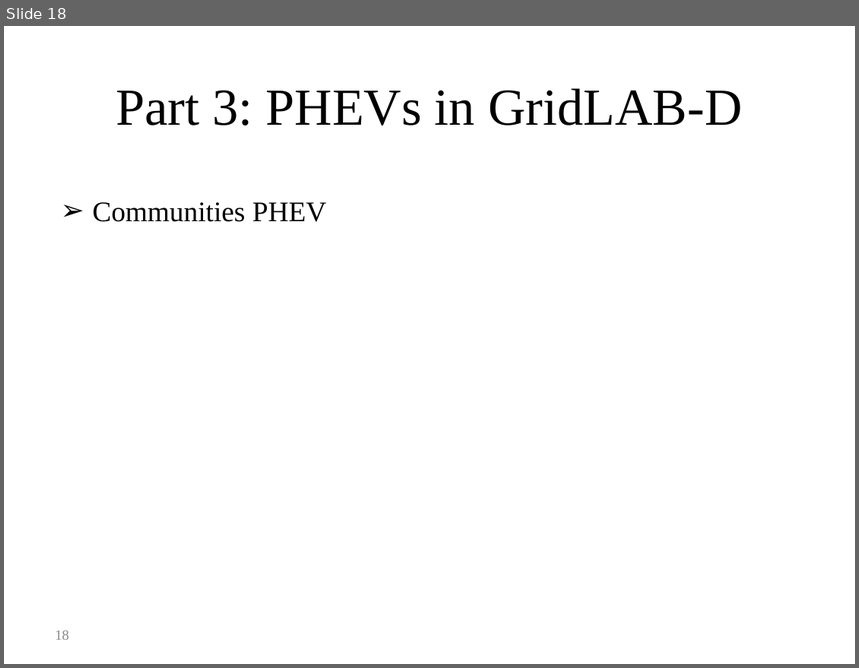
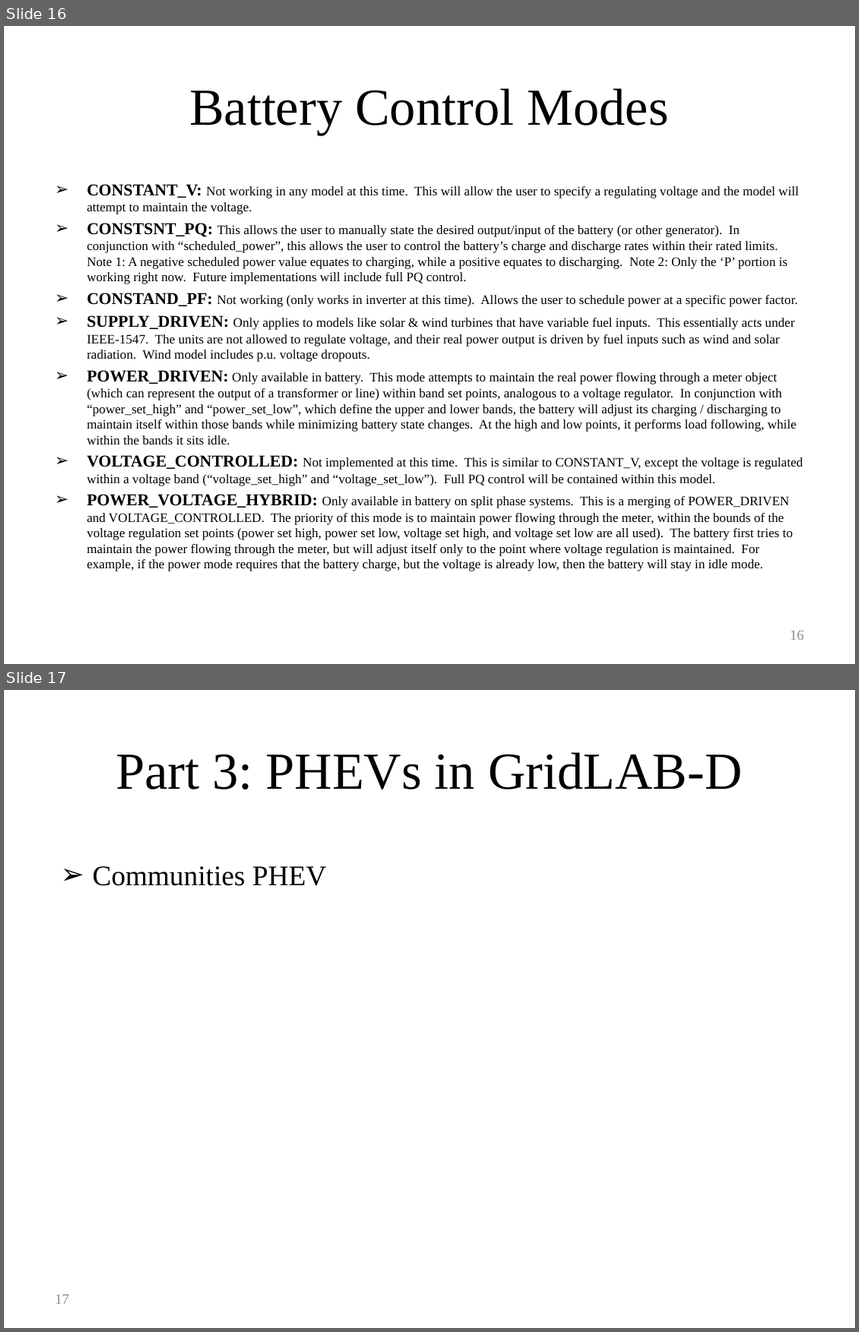
Before and after one commit to gridlab-d/course, a slide deck: Distribution_Analysis_Course/4.0 - Energy_Storage_and_PHEVs.ppt. Shown one above the other, each under a label of ours: slide 18 before the commit, slides 16 and 17 after it. The pictures are 859x668 and 859x1332 pixels, drawn with LibreOffice and Linux fonts; fonts in the diff are those of the drawing. Boxes give left, top, right and bottom in pixels: in the first picture for what was removed or moved away, otherwise in the second. Text is boxed around its words. In the diff, an @@ line names an element or a change of style, - is before the commit and + after.

```diff
--- a/Distribution_Analysis_Course/4.0 - Energy_Storage_and_PHEVs.ppt
+++ b/Distribution_Analysis_Course/4.0 - Energy_Storage_and_PHEVs.ppt
@@ slide 16 added at box(4, 26, 855, 664), background #FFFFFF @@
@@ title added at box(189, 88, 668, 135), 44 pt, text #000000 @@
+Battery Control Modes
@@ text added at box(87, 184, 804, 572), 11 pt, text #000000 @@
+➢ CONSTANT_V: Not working in any model at this time. This will allow the user to specify a regulating voltage and the model will attempt to maintain the voltage.
+➢ CONSTSNT_PQ: This allows the user to manually state the desired output/input of the battery (or other generator). In conjunction with “scheduled_power”, this allows the user to control the battery’s charge and discharge rates within their rated limits. Note 1: A negative scheduled power value equates to charging, while a positive equates to discharging. Note 2: Only the ‘P’ portion is working right now. Future implementations will include full PQ control.
+➢ CONSTAND_PF: Not working (only works in inverter at this time). Allows the user to schedule power at a specific power factor.
+➢ SUPPLY_DRIVEN: Only applies to models like solar & wind turbines that have variable fuel inputs. This essentially acts under IEEE-1547. The units are not allowed to regulate voltage, and their real power output is driven by fuel inputs such as wind and solar radiation. Wind model includes p.u. voltage dropouts.
+➢ POWER_DRIVEN: Only available in battery. This mode attempts to maintain the real power flowing through a meter object (which can represent the output of a transformer or line) within band set points, analogous to a voltage regulator. In conjunction with “power_set_high” and “power_set_low”, which define the upper and lower bands, the battery will adjust its charging / discharging to maintain itself within those bands while minimizing battery state changes. At the high and low points, it performs load following, while within the bands it sits idle.
+➢ VOLTAGE_CONTROLLED: Not implemented at this time. This is similar to CONSTANT_V, except the voltage is regulated within a voltage band (“voltage_set_high” and “voltage_set_low”). Full PQ control will be contained within this model.
+➢ POWER_VOLTAGE_HYBRID: Only available in battery on split phase systems. This is a merging of POWER_DRIVEN and VOLTAGE_CONTROLLED. The priority of this mode is to maintain power flowing through the meter, within the bounds of the voltage regulation set points (power set high, power set low, voltage set high, and voltage set low are all used). The battery first tries to maintain the power flowing through the meter, but will adjust itself only to the point where voltage regulation is maintained. For example, if the power mode requires that the battery charge, but the voltage is already low, then the battery will stay in idle mode.
@@ page number added at box(790, 631, 804, 640), 12 pt, text #898989 @@
+16
@@ what was slide 18 is now slide 17 @@
@@ page number at box(55, 1295, 69, 1304): text changed @@
-18
+17
```
Also in this commit, not shown: 8 slides changed, 2 other slides added, 3 slides removed.
